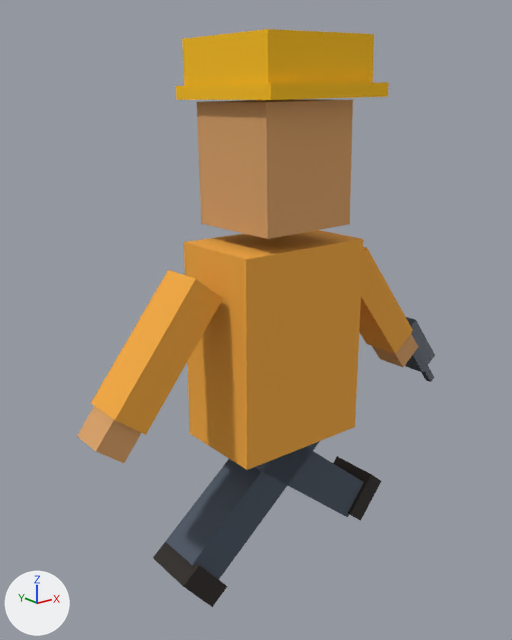
The glTF model public/assets/actors/electricista.gltf, before and after one commit.
Camera for both pictures: a 50 mm lens placed at (-1.085, -1.285, 1.357), pointed at (0.0, 0.072, 0.814). Lighting does not change. The marker at lower left points along +X, +Y and +Z. The older version comes first. Both versions are drawn at frame 4 of the action 'walk'; the numbers are the values there.

The older version as bpy lines, for what is in view:
```python
me_casco = bpy.data.meshes.new('casco')
me_casco.from_pydata(...)  # a box spanning x -0.5..0.5, y -0.5..0.5, z -0.5..0.5
me_casco.materials.append(mat_casco)  # yellow #ffc201
ob_ala_casco = bpy.data.objects.new('ala_casco', me_casco)
ob_ala_casco.parent = ob_headpivot
ob_ala_casco.location = (0.02, 0.0, 0.31)
ob_ala_casco.scale = (0.34, 0.34, 0.03)
ob_arml = bpy.data.objects.new('armL', None)
ob_arml.parent = ob_hips
ob_arml.location = (-0.23, 0.0, 0.44)
ob_arml.rotation_euler = (0.0, 0.665, 0.0)  # degrees (0, 38, 0)
ob_armr = bpy.data.objects.new('armR', None)
ob_armr.parent = ob_hips
ob_armr.location = (0.23, 0.0, 0.44)
ob_armr.rotation_euler = (0.0, -0.665, 0.0)  # degrees (0, -38, 0)
ob_legl = bpy.data.objects.new('legL', None)
ob_legl.parent = ob_hips
ob_legl.location = (-0.09, 0.0, 0.02)
ob_legl.rotation_euler = (0.0, -0.887, 0.0)  # degrees (0, -51, 0)
ob_legr = bpy.data.objects.new('legR', None)
ob_legr.parent = ob_hips
ob_legr.location = (0.09, 0.0, 0.02)
ob_legr.rotation_euler = (0.0, 0.887, 0.0)  # degrees (0, 51, 0)
# also in view: 'legRMesh' at (-0.088, 0.0, 0.396); 'torso' at (0.0, 0.0, 0.781); 'head' at (-0.003, 0.0, 1.211); 'legLMesh' at (0.088, 0.0, 0.396); 'casco' at (0.003, 0.0, 1.421)
```
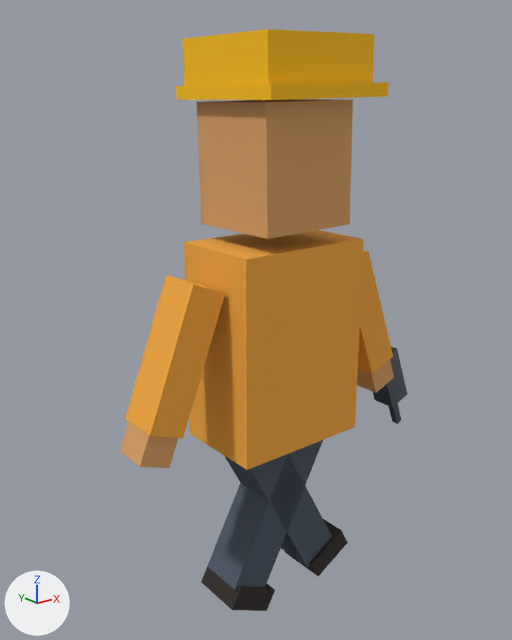
ob_arml is not drawn itself; it is the parent of ob_armlmesh, ob_handl.
ob_armr is not drawn itself; it is the parent of ob_armrmesh, ob_handr, ob_taldro, ob_broca.
ob_legl is not drawn itself; it is the parent of ob_leglmesh, ob_shoel.
ob_legr is not drawn itself; it is the parent of ob_legrmesh, ob_shoer.

The change, as a diff of the scene's bpy script:
```diff
--- a/public/assets/actors/electricista.gltf.py
+++ b/public/assets/actors/electricista.gltf.py
@@ ob_arml @@
 ob_arml.location = (-0.23, 0.0, 0.44)
-ob_arml.rotation_euler = (0.0, 0.665, 0.0)  # degrees (0, 38, 0)
+ob_arml.rotation_euler = (0.0, 0.369, 0.0)  # degrees (0, 21, 0)
@@ ob_armr @@
 ob_armr.location = (0.23, 0.0, 0.44)
-ob_armr.rotation_euler = (0.0, -0.665, 0.0)  # degrees (0, -38, 0)
+ob_armr.rotation_euler = (0.0, -0.369, 0.0)  # degrees (0, -21, 0)
@@ ob_legl @@
 ob_legl.location = (-0.09, 0.0, 0.02)
-ob_legl.rotation_euler = (0.0, -0.887, 0.0)  # degrees (0, -51, 0)
+ob_legl.rotation_euler = (0.0, -0.492, 0.0)  # degrees (0, -28, 0)
@@ ob_legr @@
 ob_legr.location = (0.09, 0.0, 0.02)
-ob_legr.rotation_euler = (0.0, 0.887, 0.0)  # degrees (0, 51, 0)
+ob_legr.rotation_euler = (0.0, 0.492, 0.0)  # degrees (0, 28, 0)
```

Pixel boxes [x1, y1, x2, y2] of what changed, in the pictures (512 x 640 px):
'armLMesh', turned: before [91, 270, 223, 435]; after [125, 275, 225, 438]
'legRMesh', turned: before [165, 441, 320, 580]; after [207, 440, 323, 590]
'legLMesh', turned: before [254, 448, 364, 517]; after [225, 454, 332, 567]
'armRMesh', turned: before [359, 247, 413, 354]; after [358, 251, 393, 374]
'handL', turned: before [77, 406, 141, 463]; after [120, 422, 178, 468]
'shoeR', turned: before [153, 542, 227, 607]; after [201, 567, 275, 611]
'shoeL', turned: before [333, 456, 381, 521]; after [285, 519, 348, 576]
'taldro', turned: before [405, 317, 435, 373]; after [373, 347, 407, 408]
'handR', turned: before [372, 334, 418, 367]; after [357, 360, 394, 393]
'broca', turned: before [421, 366, 434, 382]; after [389, 403, 401, 424]
